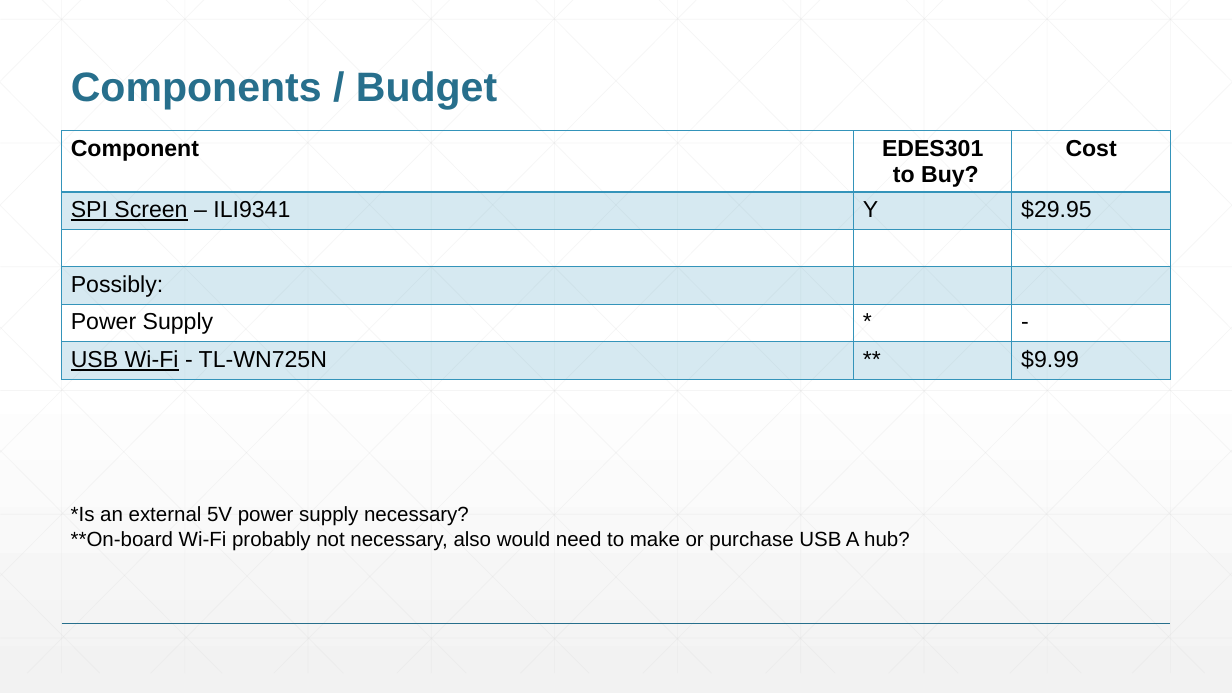
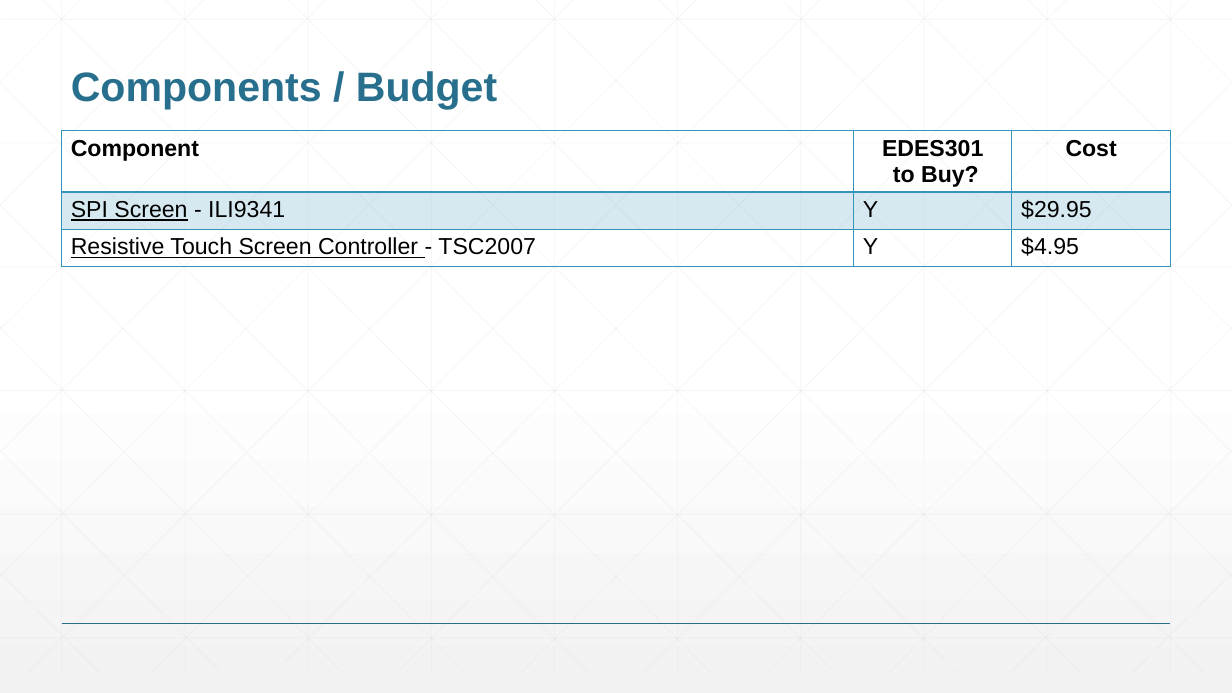
Before and after one commit to winsonlin8/EDES301, a slide deck: slide 5 of project_01/docs/lin_EDES301_project_01_proposal.pptx. Drawn at 1232x693 pixels with LibreOffice and Linux fonts; fonts in the diff are those of the drawing. Boxes give left, top, right and bottom in pixels: in the first picture for what was removed or moved away, otherwise in the second. Text is boxed around its words. In the diff, an @@ line names an element or a change of style, - is before the commit and + after.

```diff
--- a/project_01/docs/lin_EDES301_project_01_proposal.pptx
+++ b/project_01/docs/lin_EDES301_project_01_proposal.pptx
@@ table at bbox=[62, 131, 1170, 271] @@
-row 2: SPI Screen – ILI9341 | Y | $29.95
-row 3:  |  | 
-row 4: Possibly: |  | 
-row 5: Power Supply | * | -
-row 6: USB Wi-Fi - TL-WN725N | ** | $9.99
+row 2: SPI Screen - ILI9341 | Y | $29.95
+row 3: Resistive Touch Screen Controller - TSC2007 | Y | $4.95
@@ text removed at bbox=[71, 506, 910, 551] @@
-*Is an external 5V power supply necessary?
-**On-board Wi-Fi probably not necessary, also would need to make or purchase USB A hub?
```
Also in this commit, not shown: 2 other slides changed.
